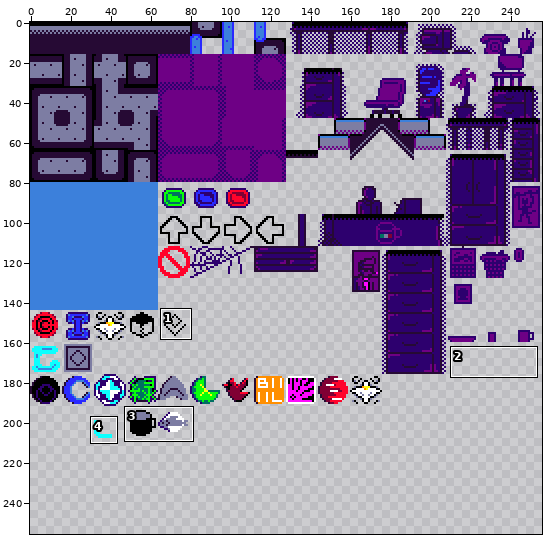
Sprite sheet -- textures/aseprite/tileset1.png. The picture above shows the old version from afar; the outline marks the close-up.
Close-up. The starting point:
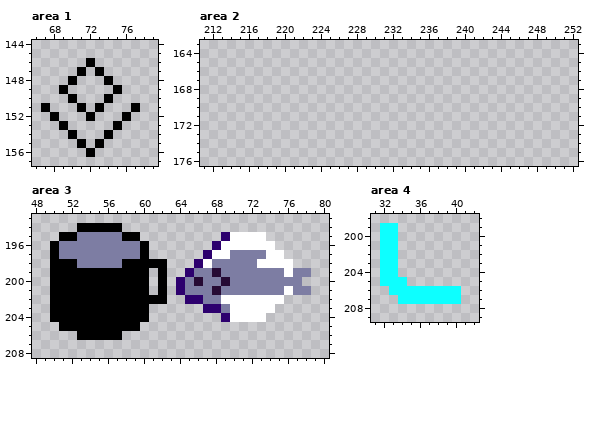
The file is 256x256 pixels. Shown: area 1: x 66..79, y 144..157; area 2: x 211..252, y 163..176; area 3: x 48..80, y 193..208; area 4: x 31..42, y 198..209. The commit also changed other parts of the picture, which this record leaves out.
Now the later version:
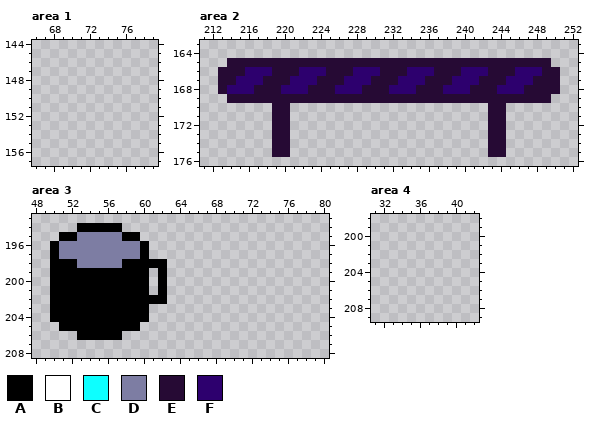
Palette (. is transparent): A #000000  B #ffffff  C #0dffff  D #7d7da3  E #260a34  F #2d006e
Difference:
Area 1:
y 146: x 72 A -> .
y 147: x 71 A -> .; x 73 A -> .
y 148: x 70 A -> .; x 74 A -> .
y 149: x 69 A -> .; x 75 A -> .
y 150: x 70 A -> .; x 74 A -> .
y 151: x 67 A -> .; x 71 A -> .; x 73 A -> .; x 77 A -> .
y 152: x 68 A -> .; x 72 A -> .; x 76 A -> .
y 153: x 69 A -> .; x 75 A -> .
y 154: x 70 A -> .; x 74 A -> .
y 155: x 71 A -> .; x 73 A -> .
y 156: x 72 A -> .
Area 2:
y 165: x 214..249 .................................... -> EEEEEEEEEEEEEEEEEEEEEEEEEEEEEEEEEEEE
y 166: x 213..250 ...................................... -> EEEFFFEEEFFFEEEFFFEEEFFFEEEFFFEEEFFFEE
y 167: x 213..250 ...................................... -> EEFFFEEEFFFEEEFFFEEEFFFEEEFFFEEEFFFEEE
y 168: x 213..250 ...................................... -> EFFFEEEFFFEEEFFFEEEFFFEEEFFFEEEFFFEEEE
y 169: x 214..249 .................................... -> EEEEEEEEEEEEEEEEEEEEEEEEEEEEEEEEEEEE
y 170..175: x 219..220 .. -> EE; x 243..244 .. -> EE
Area 3:
y 195: x 69..73 FBBBB -> .....
y 196: x 68..74 FBBBBBB -> .......
y 197: x 67..75 FBBDDDDBB -> .........
y 198: x 66..76 FBDDDDDBBBB -> ...........
y 199: x 65..78 FDDEDDDDDDDBDD -> ..............
y 200: x 64..77 FDEDDEDDDDDDDD -> ..............
y 201: x 64..78 FDDDEDDDDDDDBDD -> ...............
y 202: x 65..75 FFDDBBBBBBB -> ...........
y 203: x 67..74 FFDBBBBB -> ........
y 204: x 69..73 FBBBB -> .....
Area 4:
y 199..204: x 32..33 CC -> ..
y 205: x 32..34 CCC -> ...
y 206: x 33..40 CCCCCCCC -> ........
y 207: x 34..40 CCCCCCC -> .......
